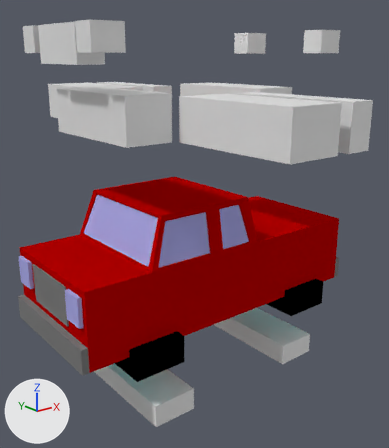
A saved change to the Blender file Assets/Models/carFordFSeries.blend.
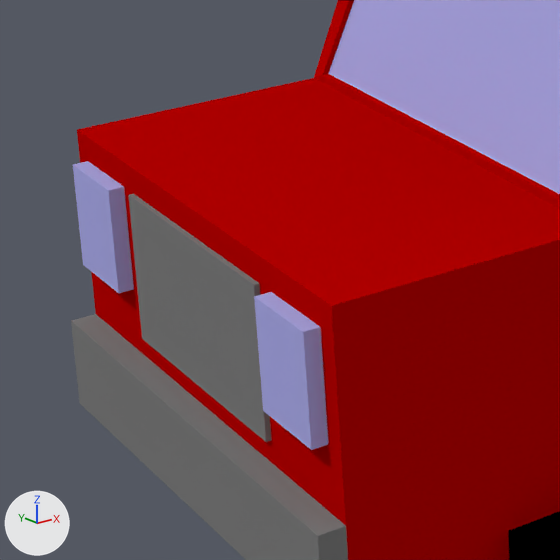
There are two pictures of each version: one whole from a camera (50 mm lens) standing at (-15.52, -19.19, 10.24) and looking at (-0.37, -0.25, 2.67), one close up on the part from 0% to 37% of the width and 48% to 80% of the height. Arrows for +X, +Y and +Z are at lower left; the lights stay in place.
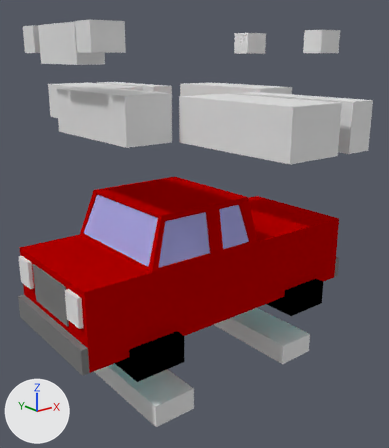
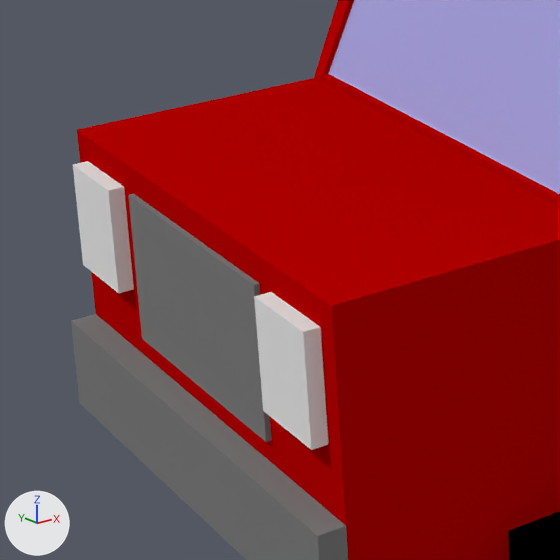
Where the change shows, as pixel boxes (x1, y1, x2, y2) in the close-ups (560 x 560 px):
part 1 of me_cube, recoloured (blue to white)
    both: (73, 161, 328, 450)

Patch to the scene script:
```diff
--- a/Assets/Models/carFordFSeries.blend.py
+++ b/Assets/Models/carFordFSeries.blend.py
@@ mat_material @@
+mat_material = diffuse_material('Material')
+mat_material.base_color = (0.8, 0.8, 0.8)  # white #e7e7e7
@@ me_cube @@
 me_cube.from_pydata(...)  # 148 vertices, 99 faces; spans x -1.12..1.04, y -1.17..1.17, z -2.45..2.75
 # used by ob_cube_002; location = (0.0, 0.0, 1.0); scale = (7.0, 3.0, 1.2)
+# me_cube part 1: all 10 faces centred in x -1.11..-1.1, y -0.92..0.92, z -0.25..0.75 switch from mat_carwindows (blue #aaaae7) to mat_material (white #e7e7e7)
 me_cube.materials.append(mat_carblack)
```
